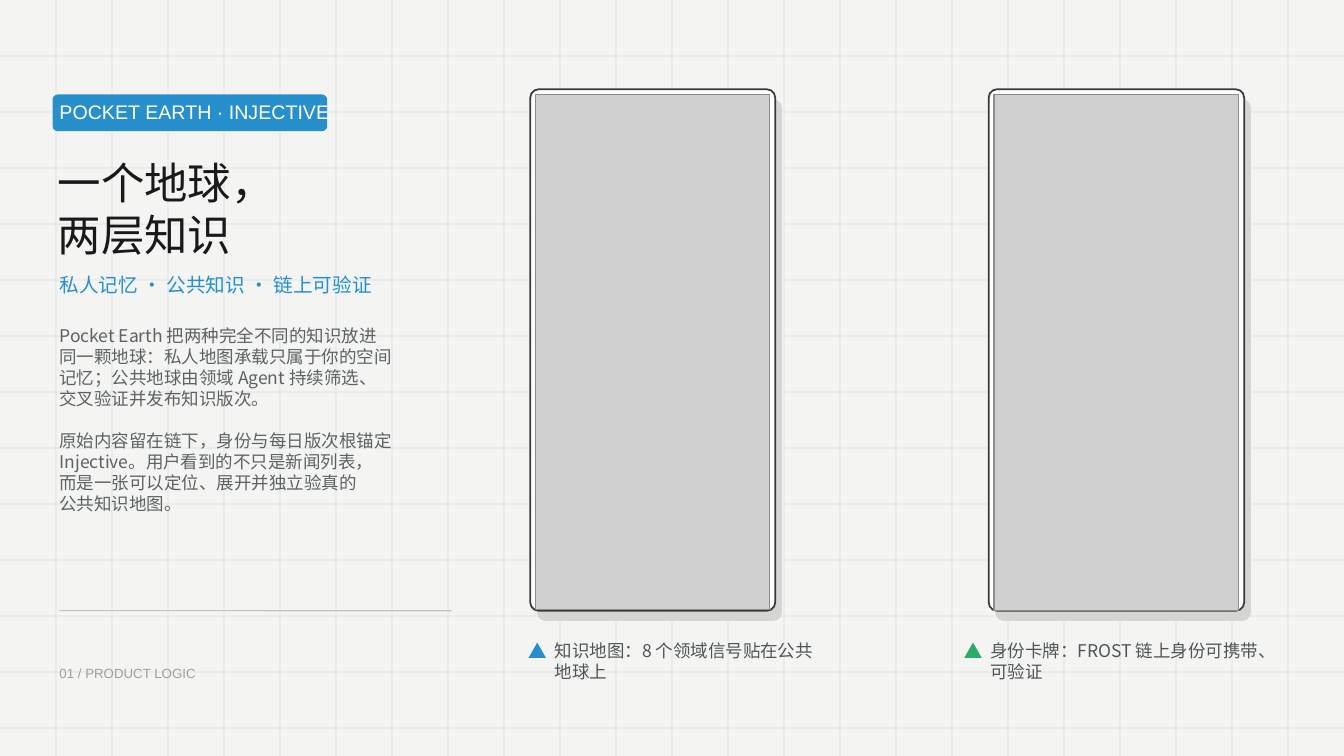
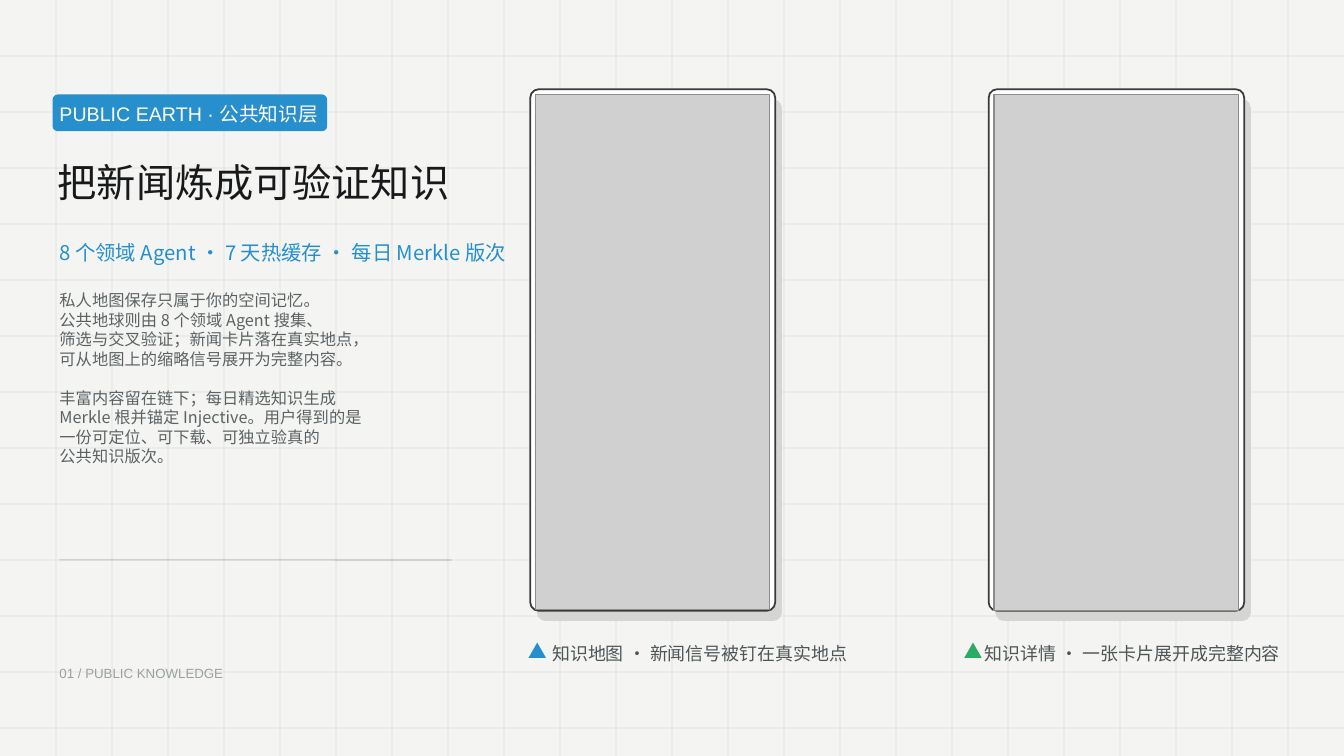
Before and after one commit to narratorzhang0307/Pocket-Earth-Injective, a slide deck: slide 1 of 决赛提交的PPT/标准页模板/Pocket Earth 标准内容页-可编辑模板.pptx. Drawn at 1344x756 pixels with LibreOffice and Linux fonts; fonts in the diff are those of the drawing; grey boxes stand for pictures. Boxes give left, top, right and bottom in pixels: in the first picture for what was removed or moved away, otherwise in the second. Text is boxed around its words. In the diff, an @@ line names an element or a change of style, - is before the commit and + after.

Commit message:
docs: refine editable final presentation template

```diff
--- a/决赛提交的PPT/标准页模板/Pocket Earth 标准内容页-可编辑模板.pptx
+++ b/决赛提交的PPT/标准页模板/Pocket Earth 标准内容页-可编辑模板.pptx
@@ text at [59, 104, 318, 123]: text changed @@
-POCKET EARTH · INJECTIVE
+PUBLIC EARTH · 公共知识层
@@ text "PUBLIC EARTH · 公共知识层" at [59, 104, 318, 123]: vertical alignment top to middle @@
@@ text at [58, 164, 450, 200]: text changed; size 31 to 28 pt @@
-一个地球，
-两层知识
+把新闻炼成可验证知识
@@ text at [59, 243, 506, 265]: text changed; size 14 to 14.5 pt @@
-私人记忆 · 公共知识 · 链上可验证
+8 个领域 Agent · 7 天热缓存 · 每日 Merkle 版次
@@ text at [59, 292, 368, 463]: text changed; size 12.5 to 11.6 pt @@
-Pocket Earth 把两种完全不同的知识放进
-同一颗地球：私人地图承载只属于你的空间
-记忆；公共地球由领域 Agent 持续筛选、
-交叉验证并发布知识版次。
-原始内容留在链下，身份与每日版次根锚定
-Injective。用户看到的不只是新闻列表，
-而是一张可以定位、展开并独立验真的
-公共知识地图。
+私人地图保存只属于你的空间记忆。
+公共地球则由 8 个领域 Agent 搜集、
+筛选与交叉验证；新闻卡片落在真实地点，
+可从地图上的缩略信号展开为完整内容。
+丰富内容留在链下；每日精选知识生成
+Merkle 根并锚定 Injective。用户得到的是
+一份可定位、可下载、可独立验真的
+公共知识版次。
@@ line moved from (59, 611) - (452, 611) to (59, 561) - (452, 561) @@
@@ text at [552, 645, 848, 662]: text changed; size 12.5 to 12.8 pt @@
-知识地图：8 个领域信号贴在公共地球上
+知识地图 · 新闻信号被钉在真实地点
@@ text at [984, 645, 1280, 662]: text changed; size 12.5 to 12.8 pt @@
-身份卡牌：FROST 链上身份可携带、可验证
+知识详情 · 一张卡片展开成完整内容
@@ text at [59, 669, 223, 678]: text changed @@
-01 / PRODUCT LOGIC
+01 / PUBLIC KNOWLEDGE
```
Also in this commit, not shown: 2 other files.
